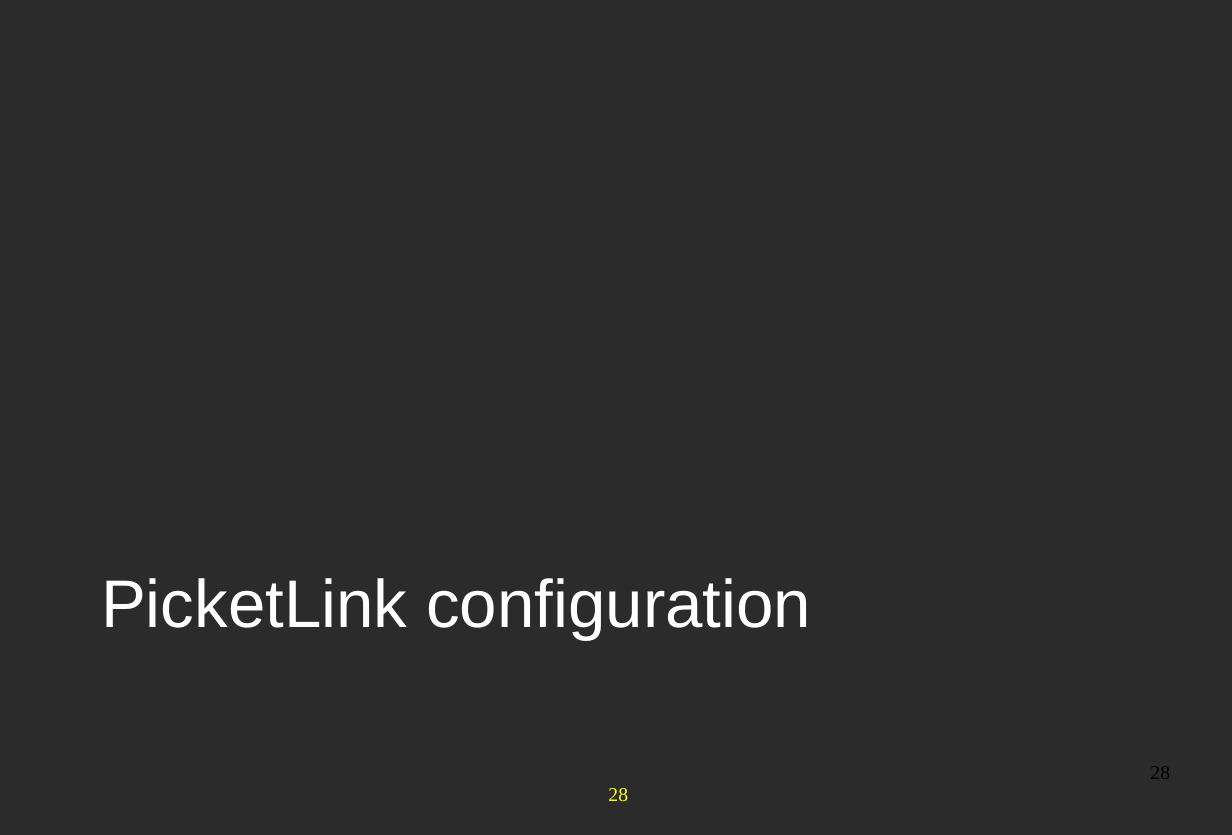
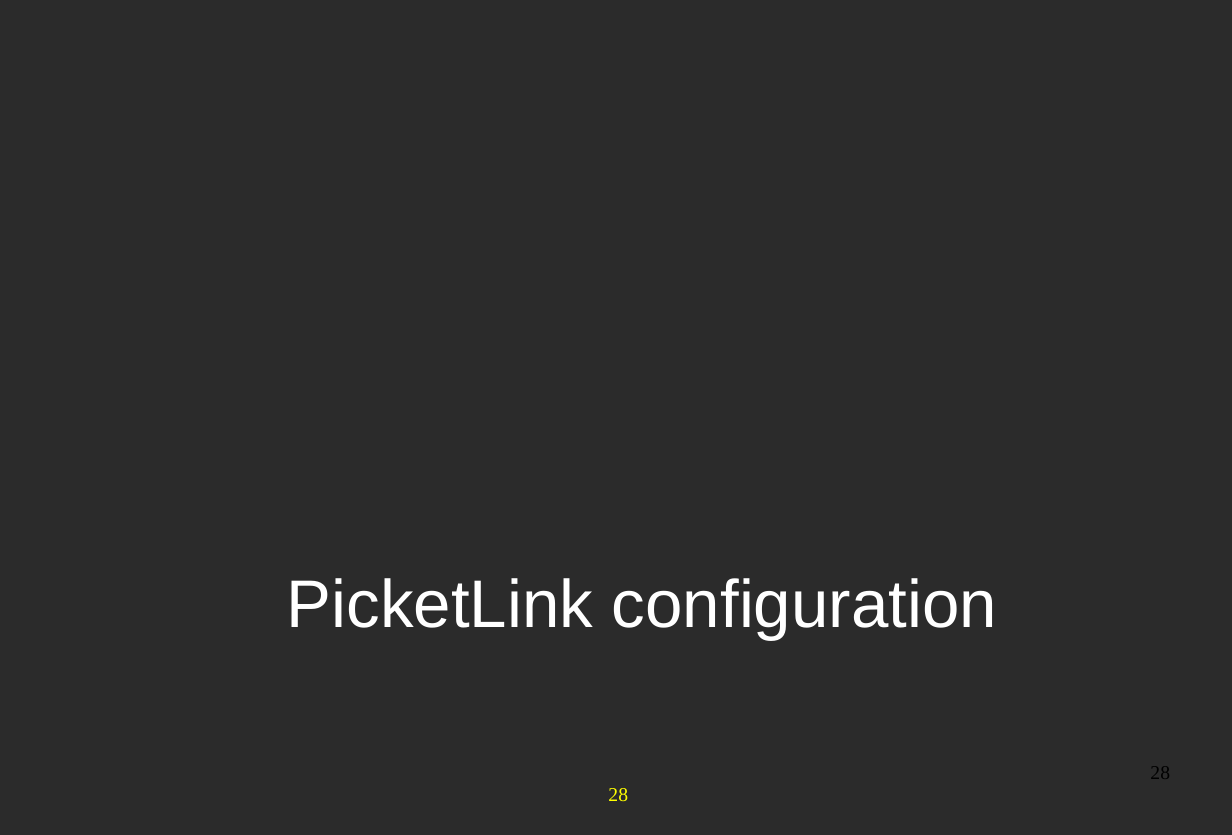
Before and after one commit to anhvurz90/training, a slide deck: slide 28 of exo-sysAdmin/970-LdapConfig-XSys.pptx. Drawn at 1232x835 pixels with LibreOffice and Linux fonts; fonts in the diff are those of the drawing; background and template pictures are left out; a plain dark background stands for a picture behind light text. Boxes give left, top, right and bottom in pixels: in the first picture for what was removed or moved away, otherwise in the second. Text is boxed around its words. In the diff, an @@ line names an element or a change of style, - is before the commit and + after.

```diff
--- a/exo-sysAdmin/970-LdapConfig-XSys.pptx
+++ b/exo-sysAdmin/970-LdapConfig-XSys.pptx
@@ text "PicketLink configuration": place and size @@
-text "PicketLink configuration" at (101,578,811,640)
+text "PicketLink configuration" at (287,578,997,640)
```
Also in this commit, not shown: 7 other slides changed, 2 slides added.
